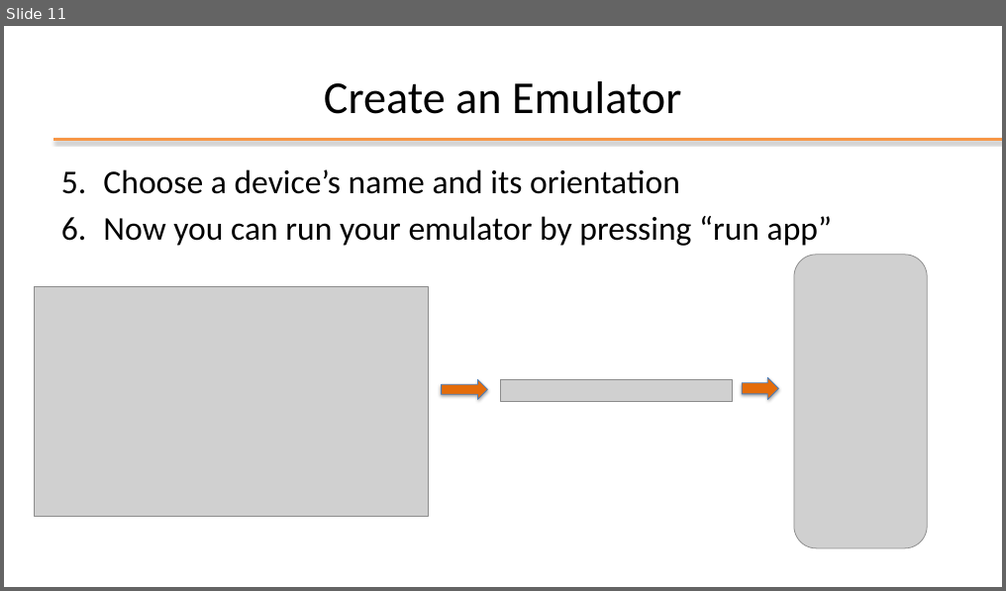
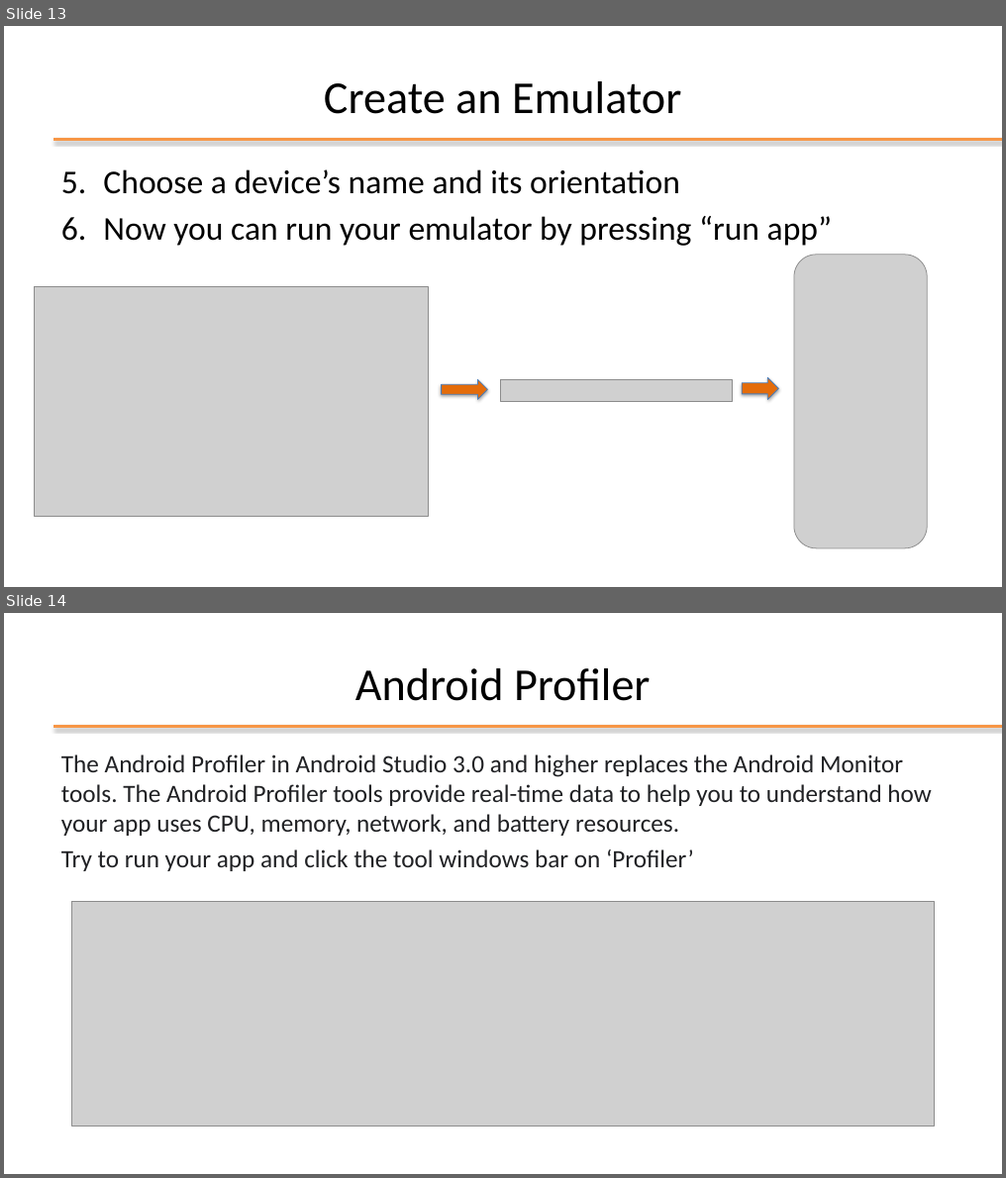
Before and after one commit to StePoli-00/Getting-started-with-Android, a slide deck: 02-Android Studio.pptx. Shown one above the other, each under a label of ours: slide 11 before the commit, slides 13 and 14 after it. The pictures are 1006x591 and 1006x1178 pixels, drawn with LibreOffice and Linux fonts; fonts in the diff are those of the drawing; grey boxes stand for pictures; background and template pictures are left out. Boxes give left, top, right and bottom in pixels: in the first picture for what was removed or moved away, otherwise in the second. Text is boxed around its words. In the diff, an @@ line names an element or a change of style, - is before the commit and + after.

```diff
--- a/02-Android Studio.pptx
+++ b/02-Android Studio.pptx
@@ slide 14 added at (4, 613, 1002, 1174), background #FFFFFF; not listed: 1 template element that a slide beside it also shows @@
@@ title added at (355, 668, 650, 701), 44 pt, text #000000 @@
+Android Profiler
@@ text added at (61, 755, 931, 871), 24 pt, text #202124 @@
+The Android Profiler in Android Studio 3.0 and higher replaces the Android Monitor tools. The Android Profiler tools provide real-time data to help you to understand how your app uses CPU, memory, network, and battery resources.
+Try to run your app and click the tool windows bar on ‘Profiler’
@@ picture added at (72, 902, 934, 1127) @@
@@ what was slide 11 is now slide 13 @@
```
Also in this commit, not shown: 5 slides changed, 2 other slides added.
